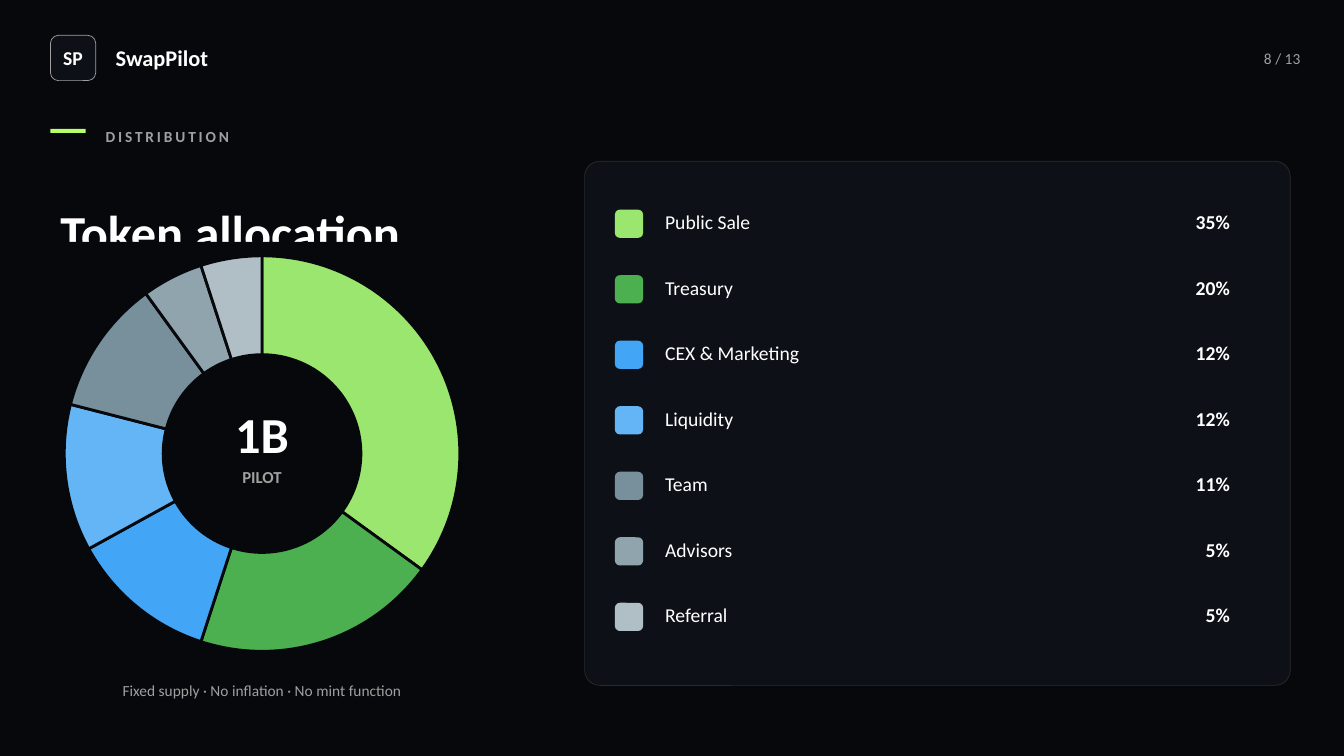
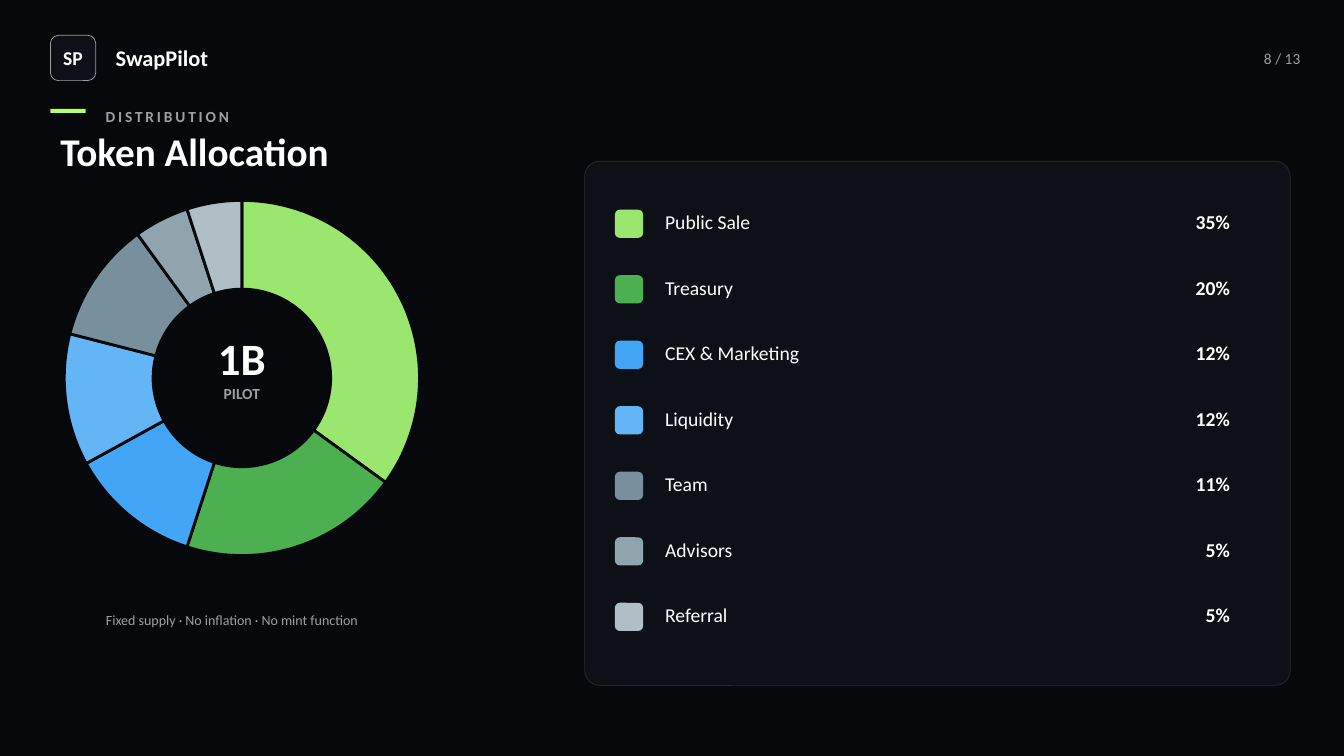
Before and after one commit to BacBacta/SwapPilot, a slide deck: slide 8 of pitch-deck/SwapPilot-Professional-PitchDeck.pptx. Drawn at 1344x756 pixels with LibreOffice and Linux fonts; fonts in the diff are those of the drawing. Boxes give left, top, right and bottom in pixels: in the first picture for what was removed or moved away, otherwise in the second. Text is boxed around its words. In the diff, an @@ line names an element or a change of style, - is before the commit and + after.

```diff
--- a/pitch-deck/SwapPilot-Professional-PitchDeck.pptx
+++ b/pitch-deck/SwapPilot-Professional-PitchDeck.pptx
@@ rectangle: place and size @@
-rectangle at (50, 129, 86, 133)
+rectangle at (50, 109, 86, 113)
@@ text "DISTRIBUTION": place and size @@
-text "DISTRIBUTION" at (106, 132, 229, 142)
+text "DISTRIBUTION" at (106, 112, 229, 122)
@@ text at (60, 138, 329, 167): text changed; size 36 to 28 pt @@
-Token allocation
+Token Allocation
@@ doughnut chart: place and size @@
-doughnut chart at (50, 242, 474, 665)
+doughnut chart at (50, 187, 434, 570)
@@ text "1B": place and size @@
-text "1B" at (235, 420, 289, 453)
+text "1B" at (218, 346, 266, 375)
@@ text "1B" at (218, 346, 266, 375): size 36 to 32 pt @@
@@ text "PILOT": place and size @@
-text "PILOT" at (242, 472, 281, 483)
+text "PILOT" at (224, 389, 260, 399)
@@ text "PILOT" at (224, 389, 260, 399): size 12 to 11 pt @@
@@ text "Fixed supply · No inflation ...": place and size @@
-text "Fixed supply · No inflation ..." at (123, 685, 401, 699)
+text "Fixed supply · No inflation ..." at (106, 615, 357, 627)
@@ text "Fixed supply · No inflation ..." at (106, 615, 357, 627): size 11 to 10 pt @@
```
Also in this commit, not shown: 2 other slides changed, 11 other files.
